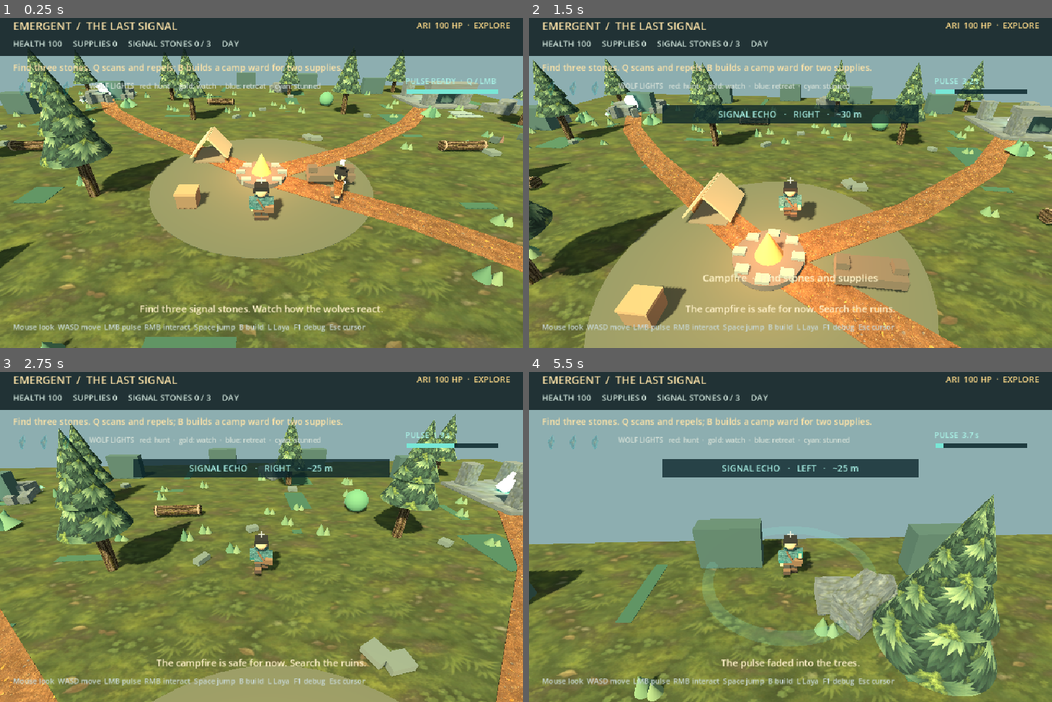
Above: before the commit, frames 1-4 (two rows, left to right).
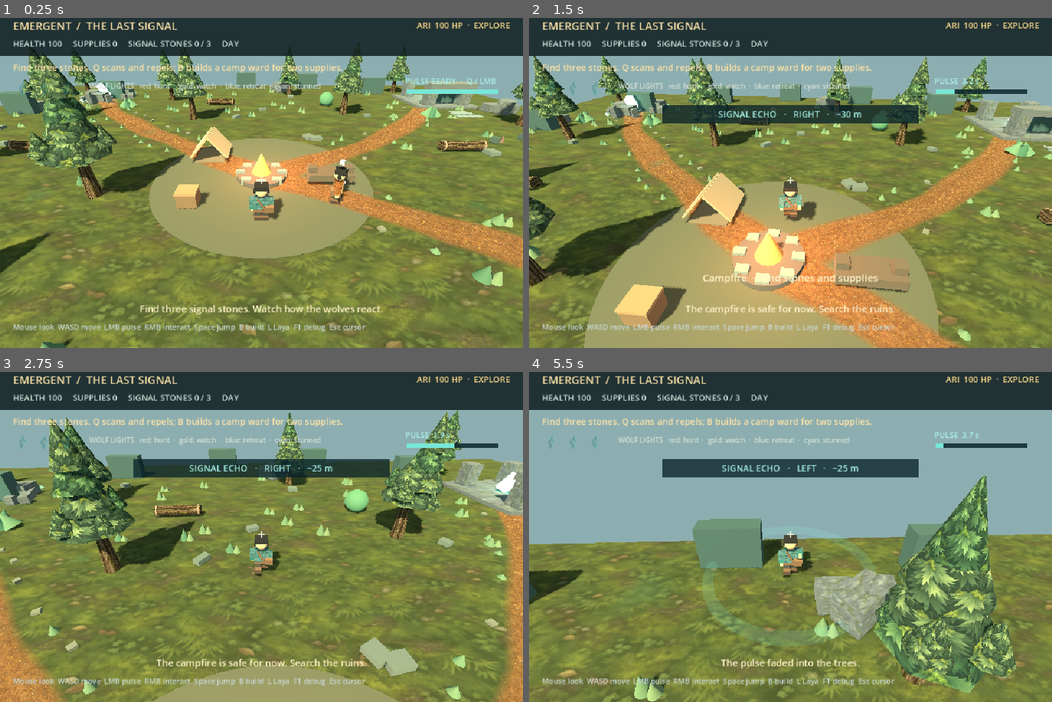
Above: after the commit, the same moments.

Repository: Morainet/Emergent
Game: Godot game, scene res://scenes/forest3d.tscn
Same seed, same stepped clock (60 frames per second), same inputs: the game is played once before the commit and once after it.
Inputs (mouse positions are in pixels of both pictures, inside the frame that each line leads up to):
- Up to frame 1 (0.25 s): no input
- Up to frame 2 (1.5 s): tap Enter at 0.5 s; move the mouse to (816, 179) at 0.52 s; hold R 0.53-1.28 s; hold W from 0.53 s (still down); click (816, 179) at 0.67 s; tap Space at 0.77 s; move the mouse to (764, 183) at 1.27 s; tap E at 1.35 s
- Up to frame 3 (2.75 s): keep holding W; tap Space at 1.52 s; move the mouse to (271, 527) at 2.02 s; tap Q at 2.1 s
- Up to frame 4 (5.5 s): keep holding W; move the mouse to (785, 540) at 2.77 s; tap B at 2.85 s; click (785, 540) at 2.92 s; tap Space at 3.02, 3.77, 4.52 s; move the mouse to (827, 537) at 3.52 s; tap L at 3.6 s; move the mouse to (748, 530) at 4.27 s; tap R at 4.35 s; move the mouse to (795, 533) at 5.02 s; tap E at 5.1 s; click (795, 533) at 5.17 s

The runs differ from the first frame. In frame 1, 9.5% of the frame differs, in the area x 0-100%, y 9-100%; in frame 2, 9.6%, in the area x 0-96%, y 11-100%; in frame 3, 9.3%; in frame 4, 8.6%.

Commit message:
Improve forest silhouettes and blend organic trails

Diff:
--- a/scripts/forest3d.gd
+++ b/scripts/forest3d.gd
@@ -261,11 +261,35 @@
 		var z := -29.0 + float((i * 31) % 58)
 		if Vector2(x, z).length() < 7.0:
 			continue
-		_box(self, Vector3(0.6 + float(i % 3), 0.02, 0.5 + float(i % 4)), Vector3(x, 0.02, z), Color("3d604b") if i % 2 == 0 else Color("385b4a"))
+		_ground_moss_patch(Vector2(x, z), 0.8 + float(i % 4) * 0.37, i)
 	for i in 19:
 		var angle := float(i) * TAU / 19.0
 		var p := Vector3(cos(angle) * 30.0, 1.1, sin(angle) * 30.0)
 		_box(self, Vector3(3.0, 2.2, 1.0), p, Color("425b58"))
+
+
+func _ground_moss_patch(center: Vector2, radius: float, variation: int) -> void:
+	var tool := SurfaceTool.new()
+	tool.begin(Mesh.PRIMITIVE_TRIANGLES)
+	for spoke in 9:
+		var angle_a := float(spoke) * TAU / 9.0
+		var angle_b := float(spoke + 1) * TAU / 9.0
+		var radius_a := radius * (0.75 + 0.2 * sin(float(variation + spoke) * 2.17))
+		var radius_b := radius * (0.75 + 0.2 * sin(float(variation + spoke + 1) * 2.17))
+		var a := center + Vector2(cos(angle_a), sin(angle_a)) * radius_a
+		var b := center + Vector2(cos(angle_b), sin(angle_b)) * radius_b
+		_trail_vertex(tool, Vector3(center.x, 0.012, center.y), Vector2(0.5, 0.5), 0.36)
+		_trail_vertex(tool, Vector3(a.x, 0.012, a.y), Vector2.ZERO, 0.0)
+		_trail_vertex(tool, Vector3(b.x, 0.012, b.y), Vector2.ONE, 0.0)
+	var patch := MeshInstance3D.new()
+	patch.mesh = tool.commit()
+	var material := StandardMaterial3D.new()
+	material.albedo_color = Color("305b44") if variation % 2 == 0 else Color("486a4e")
+	material.vertex_color_use_as_albedo = true
+	material.transparency = BaseMaterial3D.TRANSPARENCY_ALPHA
+	material.cull_mode = BaseMaterial3D.CULL_DISABLED
+	patch.material_override = material
+	add_child(patch)
 
 
 func _make_forest() -> void:
@@ -287,20 +311,60 @@
 	var trunk := StaticBody3D.new()
 	trunk.position = pos + Vector3(0.0, height * 0.42, 0.0)
 	add_child(trunk)
-	_cylinder(trunk, 0.27, height * 0.84, Vector3.ZERO, Color.WHITE).material_override = _textured_material(MOSS_BARK_TEXTURE)
+	var trunk_mesh := CylinderMesh.new()
+	trunk_mesh.bottom_radius = 0.37 + float(index % 3) * 0.025
+	trunk_mesh.top_radius = 0.15
+	trunk_mesh.height = height * 0.84
+	trunk_mesh.radial_segments = 9
+	var trunk_visual := MeshInstance3D.new()
+	trunk_visual.mesh = trunk_mesh
+	trunk_visual.material_override = _textured_material(MOSS_BARK_TEXTURE)
+	trunk.add_child(trunk_visual)
 	var collision := CollisionShape3D.new()
 	var shape := CylinderShape3D.new()
-	shape.radius = 0.32
+	shape.radius = 0.4
 	shape.height = height * 0.84
 	collision.shape = shape
 	trunk.add_child(collision)
-	var green := Color("447b65") if index % 3 == 0 else Color("386a60")
-	for canopy in [
-		_cone(self, 1.5, 2.8, pos + Vector3(0.0, height + 0.1, 0.0), green),
-		_cone(self, 1.1, 2.2, pos + Vector3(0.0, height + 1.1, 0.0), green.lightened(0.1)),
-		_cone(self, 0.65, 1.7, pos + Vector3(0.0, height + 2.0, 0.0), green.lightened(0.16))
-	]:
-		canopy.material_override = _textured_material(PINE_CANOPY_TEXTURE)
+	var lean := Vector2(sin(float(index) * 2.7), cos(float(index) * 1.9)) * 0.24
+	for tier in 4:
+		var radius := (1.55 - float(tier) * 0.28) * (0.88 + 0.06 * float((index + tier) % 4))
+		var crown := _pine_crown(pos + Vector3(lean.x * float(tier) * 0.42, height - 0.15 + float(tier) * 0.82, lean.y * float(tier) * 0.42), radius, 2.2 - float(tier) * 0.16, index + tier)
+		add_child(crown)
+	for branch in 5:
+		var angle := float(branch) * TAU / 5.0 + float(index) * 1.37
+		var start := pos + Vector3(0.0, height * (0.61 + float(branch % 3) * 0.11), 0.0)
+		var reach := 0.95 + 0.16 * float((index + branch) % 3)
+		var tip := start + Vector3(cos(angle) * reach, 0.28 + float(branch % 2) * 0.12, sin(angle) * reach)
+		var branch_mesh := CylinderMesh.new()
+		branch_mesh.bottom_radius = 0.11
+		branch_mesh.top_radius = 0.045
+		branch_mesh.height = start.distance_to(tip)
+		branch_mesh.radial_segments = 6
+		var branch_visual := MeshInstance3D.new()
+		branch_visual.mesh = branch_mesh
+		branch_visual.position = (start + tip) * 0.5
+		branch_visual.quaternion = Quaternion(Vector3.UP, (tip - start).normalized())
+		branch_visual.material_override = _textured_material(MOSS_BARK_TEXTURE)
+		add_child(branch_visual)
+		add_child(_pine_crown(tip + Vector3(0.0, 0.34, 0.0), 0.55, 1.0, index + branch))
+
+
+func _pine_crown(pos: Vector3, radius: float, height: float, variation: int) -> MeshInstance3D:
+	var mesh := CylinderMesh.new()
+	mesh.bottom_radius = radius
+	mesh.top_radius = 0.03
+	mesh.height = height
+	mesh.radial_segments = 7 + variation % 3
+	var crown := MeshInstance3D.new()
+	crown.mesh = mesh
+	crown.position = pos
+	crown.rotation.y = float(variation) * 0.71
+	crown.rotation.z = sin(float(variation) * 1.9) * 0.055
+	var material := _textured_material(PINE_CANOPY_TEXTURE)
+	material.albedo_color = Color(0.86, 0.95, 0.88) if variation % 3 == 0 else Color(1.0, 0.97, 0.91)
+	crown.material_override = material
+	return crown
 
 
 func _make_ruins() -> void:
@@ -347,18 +411,109 @@
 		PackedVector2Array([Vector2.ZERO, Vector2(7, -4), Vector2(14, -10), Vector2(22, -20)]),
 		PackedVector2Array([Vector2.ZERO, Vector2(7, 4), Vector2(12, 8), Vector2(15, 15), Vector2(19, 21)])
 	]
-	for path in trail_paths:
-		for i in range(path.size() - 1):
-			var start: Vector2 = path[i]
-			var finish: Vector2 = path[i + 1]
-			var direction := finish - start
-			var trail := _box(map_details, Vector3(1.65, 0.035, direction.length() + 0.25), Vector3((start.x + finish.x) * 0.5, 0.048, (start.y + finish.y) * 0.5), Color("756c56"))
-			trail.rotation.y = atan2(direction.x, direction.y)
-			trail.material_override = _textured_material(TRAIL_EARTH_TEXTURE, Vector3(1.0, direction.length() / 3.0, 1.0))
+	for i in trail_paths.size():
+		_make_trail_ribbon(trail_paths[i], i)
+	_dress_trail_edges()
 	_make_site_landmarks()
 	_make_den_markers()
 	_make_forest_props()
 	_scatter_undergrowth()
+
+
+func _make_trail_ribbon(path: PackedVector2Array, route_index: int) -> void:
+	var points: Array[Vector2] = []
+	for segment in range(path.size() - 1):
+		var p0: Vector2 = path[maxi(0, segment - 1)]
+		var p1: Vector2 = path[segment]
+		var p2: Vector2 = path[segment + 1]
+		var p3: Vector2 = path[mini(path.size() - 1, segment + 2)]
+		for step in 5:
+			var t := float(step) / 5.0
+			var t2 := t * t
+			var t3 := t2 * t
+			var point := 0.5 * ((2.0 * p1) + (-p0 + p2) * t + (2.0 * p0 - 5.0 * p1 + 4.0 * p2 - p3) * t2 + (-p0 + 3.0 * p1 - 3.0 * p2 + p3) * t3)
+			var direction := (p2 - p1).normalized()
+			var sideways := Vector2(-direction.y, direction.x)
+			point += sideways * sin(t * PI) * sin(float(segment * 5 + step) * 1.2 + float(route_index)) * 0.16
+			points.append(point)
+	points.append(path[path.size() - 1])
+	var tool := SurfaceTool.new()
+	tool.begin(Mesh.PRIMITIVE_TRIANGLES)
+	var distance := 0.0
+	var offsets := [-1.0, -0.72, 0.0, 0.72, 1.0]
+	var opacity := [0.0, 0.9, 1.0, 0.9, 0.0]
+	for i in range(points.size() - 1):
+		var forward := (points[mini(points.size() - 1, i + 1)] - points[maxi(0, i - 1)]).normalized()
+		var next_forward := (points[mini(points.size() - 1, i + 2)] - points[i]).normalized()
+		var side := Vector2(-forward.y, forward.x)
+		var next_side := Vector2(-next_forward.y, next_forward.x)
+		var next_distance := distance + points[i].distance_to(points[i + 1])
+		var width := 1.15 + 0.17 * sin(float(i) * 0.72 + float(route_index))
+		var next_width := 1.15 + 0.17 * sin(float(i + 1) * 0.72 + float(route_index))
+		for lane in 4:
+			var a := Vector3(points[i].x + side.x * offsets[lane] * width, 0.053, points[i].y + side.y * offsets[lane] * width)
+			var b := Vector3(points[i + 1].x + next_side.x * offsets[lane] * next_width, 0.053, points[i + 1].y + next_side.y * offsets[lane] * next_width)
+			var c := Vector3(points[i].x + side.x * offsets[lane + 1] * width, 0.053, points[i].y + side.y * offsets[lane + 1] * width)
+			var d := Vector3(points[i + 1].x + next_side.x * offsets[lane + 1] * next_width, 0.053, points[i + 1].y + next_side.y * offsets[lane + 1] * next_width)
+			_trail_vertex(tool, a, Vector2((offsets[lane] + 1.0) * 0.5, distance / 3.0), opacity[lane])
+			_trail_vertex(tool, b, Vector2((offsets[lane] + 1.0) * 0.5, next_distance / 3.0), opacity[lane])
+			_trail_vertex(tool, c, Vector2((offsets[lane + 1] + 1.0) * 0.5, distance / 3.0), opacity[lane + 1])
+			_trail_vertex(tool, c, Vector2((offsets[lane + 1] + 1.0) * 0.5, distance / 3.0), opacity[lane + 1])
+			_trail_vertex(tool, b, Vector2((offsets[lane] + 1.0) * 0.5, next_distance / 3.0), opacity[lane])
+			_trail_vertex(tool, d, Vector2((offsets[lane + 1] + 1.0) * 0.5, next_distance / 3.0), opacity[lane + 1])
+		distance = next_distance
+	var trail := MeshInstance3D.new()
+	trail.name = "TrailRibbon%d" % route_index
+	trail.mesh = tool.commit()
+	var material := _textured_material(TRAIL_EARTH_TEXTURE)
+	material.vertex_color_use_as_albedo = true
+	material.transparency = BaseMaterial3D.TRANSPARENCY_ALPHA
+	material.cull_mode = BaseMaterial3D.CULL_DISABLED
+	trail.material_override = material
+	map_details.add_child(trail)
+
+
+func _trail_vertex(tool: SurfaceTool, position: Vector3, uv: Vector2, alpha: float) -> void:
+	tool.set_uv(uv)
+	tool.set_color(Color(1.0, 1.0, 1.0, alpha))
+	tool.set_normal(Vector3.UP)
+	tool.add_vertex(position)
+
+
+func _dress_trail_edges() -> void:
+	var random := RandomNumberGenerator.new()
+	random.seed = 1841
+	for path in trail_paths:
+		for segment in range(path.size() - 1):
+			var start: Vector2 = path[segment]
+			var finish: Vector2 = path[segment + 1]
+			var direction := (finish - start).normalized()
+			var side := Vector2(-direction.y, direction.x)
+			var samples := maxi(2, roundi(start.distance_to(finish) / 2.2))
+			for i in samples:
+				var t := (float(i) + random.randf_range(0.2, 0.8)) / float(samples)
+				var center := start.lerp(finish, t)
+				for sign_side in [-1.0, 1.0]:
+					if random.randf() > 0.72:
+						continue
+					var p: Vector2 = center + side * float(sign_side) * random.randf_range(1.28, 1.82)
+					if p.length() < 6.8:
+						continue
+					var blocked := false
+					for tree in forest_tree_positions:
+						if p.distance_to(tree) < 1.05:
+							blocked = true
+					for site in SHARD_SITES:
+						if p.distance_to(Vector2(site.x, site.z)) < 3.0:
+							blocked = true
+					if blocked:
+						continue
+					if random.randf() < 0.25:
+						var stone := _box(map_details, Vector3(0.3, 0.12, 0.27), Vector3(p.x, 0.07, p.y), Color("777b6a"))
+						stone.rotation.y = random.randf_range(0.0, TAU)
+					else:
+						var height := random.randf_range(0.2, 0.48)
+						_cone(map_details, 0.18, height, Vector3(p.x, height * 0.5, p.y), Color("688765"))
 
 
 func _make_site_landmarks() -> void:
--- a/tests/smoke.gd
+++ b/tests/smoke.gd
@@ -57,10 +57,16 @@
 	var ground_mesh: MeshInstance3D = ground.get_child(0)
 	assert(ground_mesh.material_override.albedo_texture != null, "Forest ground texture should load")
 	var textured_canopy_count := 0
+	var tapered_trunk_count := 0
 	for world_child in game.get_children():
 		if world_child is MeshInstance3D and world_child.material_override.albedo_texture == load("res://assets/textures/pine_canopy.png"):
 			textured_canopy_count += 1
-	assert(textured_canopy_count >= 60, "Each pine canopy layer should use the foliage texture")
+		if world_child is StaticBody3D and world_child.get_child_count() > 0 and world_child.get_child(0) is MeshInstance3D:
+			var trunk_mesh = world_child.get_child(0).mesh
+			if trunk_mesh is CylinderMesh and trunk_mesh.bottom_radius > trunk_mesh.top_radius:
+				tapered_trunk_count += 1
+	assert(textured_canopy_count >= 160, "Trees should have layered, textured crowns and side branches")
+	assert(tapered_trunk_count == 20, "Every tree should have a tapered trunk")
 	var paths: Array = game.get("trail_paths")
 	var sites: Array = game.get_script().get_script_constant_map()["SHARD_SITES"]
 	var trees: Array = game.get("forest_tree_positions")
@@ -78,11 +84,22 @@
 	var details: Node3D = game.get("map_details")
 	assert(details.name == "MapDetails" and details.get_child_count() > 100, "Map landmarks and undergrowth should be present")
 	var textured_trail := false
+	var ribbon_count := 0
 	for detail in details.get_children():
 		assert(detail is MeshInstance3D, "Map dressing must not introduce collision bodies")
 		if detail.material_override is StandardMaterial3D and detail.material_override.albedo_texture == load("res://assets/textures/trail_earth.png"):
 			textured_trail = true
+			assert(detail.mesh is ArrayMesh and detail.material_override.vertex_color_use_as_albedo, "Trails should be blended ribbon meshes")
+			var colors: PackedColorArray = detail.mesh.surface_get_arrays(0)[Mesh.ARRAY_COLOR]
+			var has_soft_edge := false
+			for color in colors:
+				if color.a < 0.1:
+					has_soft_edge = true
+					break
+			assert(has_soft_edge, "Trail edges should fade into the forest floor")
+			ribbon_count += 1
 	assert(textured_trail, "A trail should use the new earth texture")
+	assert(ribbon_count == 3, "Each destination should have one continuous trail ribbon")
 	var icons: Array = game.get("shard_icons")
 	assert(icons.size() == 3, "HUD should show three signal stone icons")
 	assert(icons[0].texture != null, "Signal stone icon should load")
Not shown, changed: README.md
